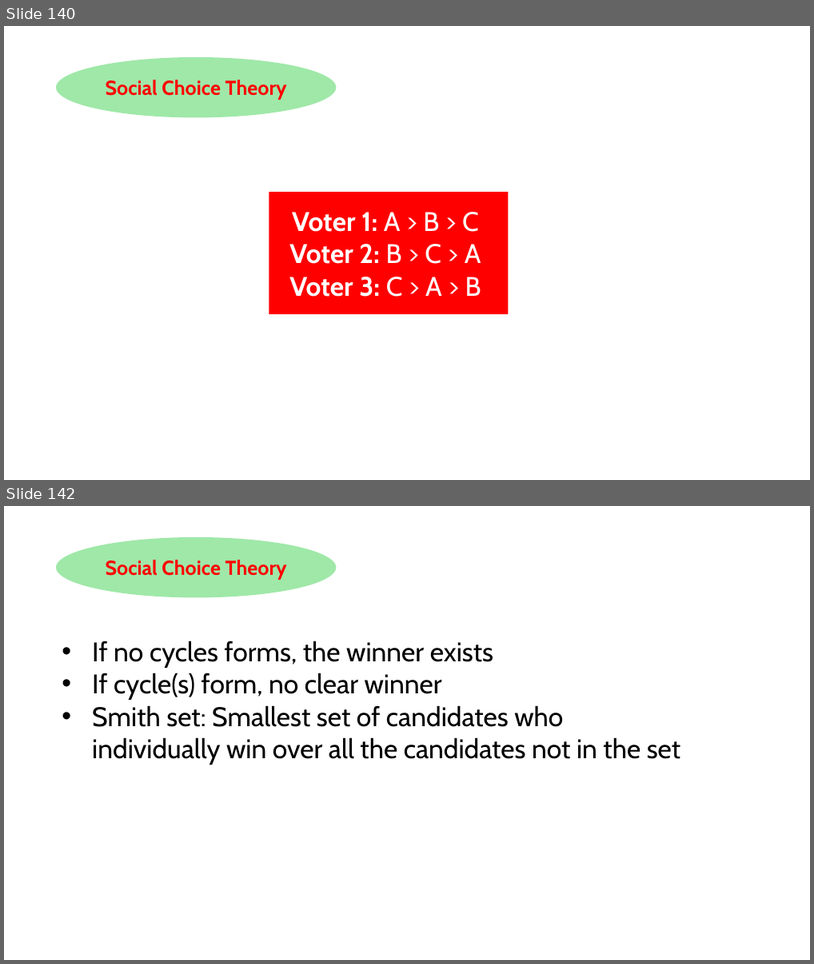
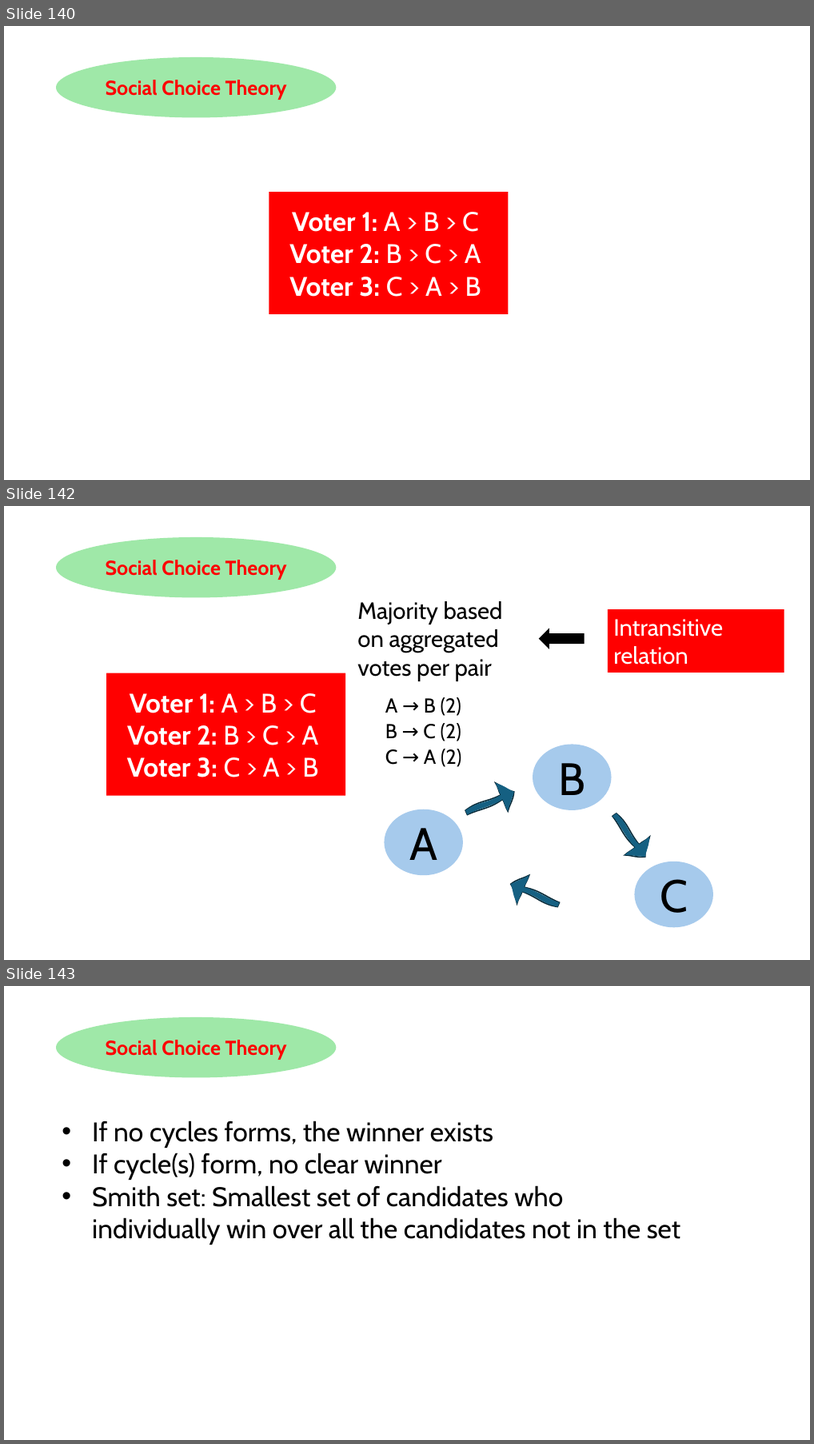
Before and after one commit to HaseebLUMS/Onyx-Presentation, a slide deck: thesis-latency-fairness.pptx. Shown one above the other, each under a label of ours: slides 140 and 142 before the commit, slides 140, 142 and 143 after it; the slides between them are not shown. The pictures are 814x964 and 814x1444 pixels, drawn with LibreOffice and Linux fonts; fonts in the diff are those of the drawing. Boxes give left, top, right and bottom in pixels: in the first picture for what was removed or moved away, otherwise in the second. Text is boxed around its words. In the diff, an @@ line names an element or a change of style, - is before the commit and + after.

```diff
--- a/thesis-latency-fairness.pptx
+++ b/thesis-latency-fairness.pptx
@@ slide 142 added at [4, 506, 810, 960], background #FFFFFF @@
@@ ellipse added at [56, 537, 336, 598], fill #47D45A at 52% opacity, 24 pt, text #FF0000, bold @@
+Social Choice Theory
@@ text added at [358, 601, 503, 681], 28 pt, text #000000 @@
+Majority based on aggregated votes per pair
@@ rectangle added at [608, 609, 785, 672], fill #FF0000, 28 pt, text #FFFFFF @@
+Intransitive relation
@@ up arrow added at [540, 630, 584, 648], fill #000000, outline #000000 1.5 pt @@
@@ rectangle added at [106, 673, 346, 795], fill #FF0000, 32 pt, text #FFFFFF, bold @@
+Voter 1: A > B > C
+Voter 2: B > C > A
+Voter 3: C > A > B
@@ text added at [386, 697, 462, 716], 24 pt, text #000000 @@
+A → B (2)
@@ text added at [386, 723, 462, 741], 24 pt, text #000000 @@
+B → C (2)
@@ ellipse added at [533, 744, 611, 810], fill #A6CAEC, 54 pt, text #000000 @@
+B
@@ text added at [386, 748, 462, 767], 24 pt, text #000000 @@
+C → A (2)
@@ freeform shape added at [460, 777, 520, 827], fill #156082, outline #092A39 1.5 pt @@
@@ ellipse added at [385, 809, 463, 875], fill #A6CAEC, 54 pt, text #000000 @@
+A
@@ freeform shape added at [602, 805, 658, 865], fill #156082, outline #092A39 1.5 pt @@
@@ ellipse added at [635, 861, 714, 927], fill #A6CAEC, 54 pt, text #000000 @@
+C
@@ freeform shape added at [505, 870, 565, 919], fill #156082, outline #092A39 1.5 pt @@
@@ what was slide 142 is now slide 143 @@
```
Also in this commit, not shown: 2 slides changed.
